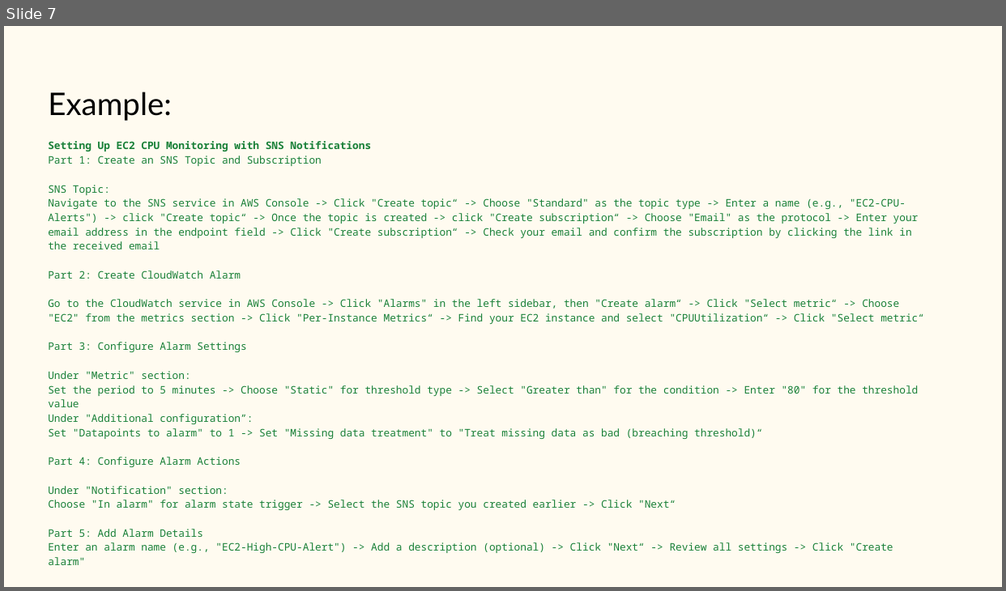
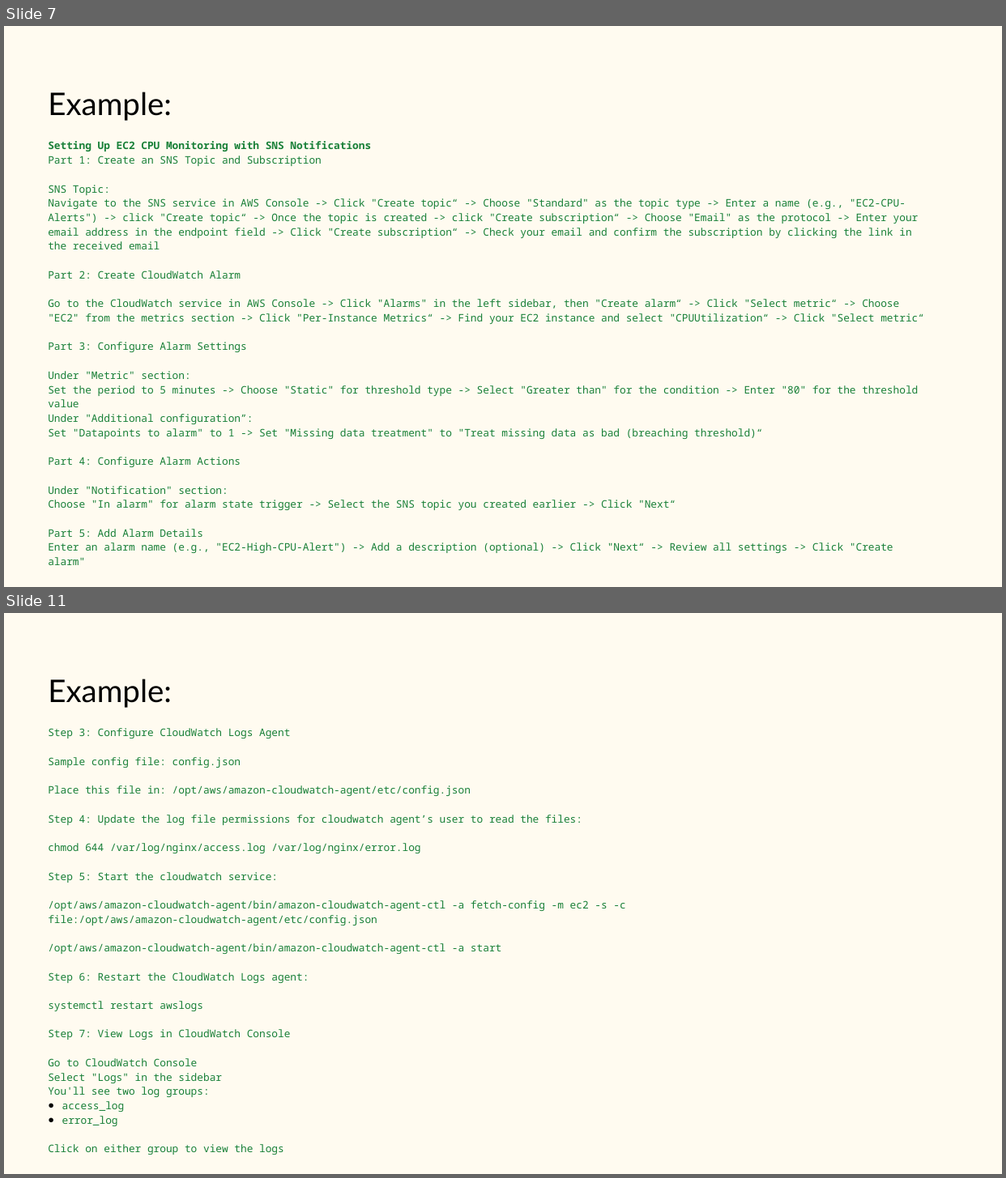
Before and after one commit to aishp411/PPMCAD12, a slide deck: Monitoring/CW/AWS-Cloudwatch.pptx. Shown one above the other, each under a label of ours: slide 7 before the commit, slides 7 and 11 after it; the slides between them are not shown. The pictures are 1006x591 and 1006x1178 pixels, drawn with LibreOffice and Linux fonts; fonts in the diff are those of the drawing. Boxes give left, top, right and bottom in pixels: in the first picture for what was removed or moved away, otherwise in the second. Text is boxed around its words. In the diff, an @@ line names an element or a change of style, - is before the commit and + after.

```diff
--- a/Monitoring/CW/AWS-Cloudwatch.pptx
+++ b/Monitoring/CW/AWS-Cloudwatch.pptx
@@ slide 11 added at box(4, 613, 1002, 1174), background #FFFBF0 @@
@@ title added at box(48, 679, 172, 708), 30 pt, text #000000 @@
+Example:
@@ text added at box(48, 728, 625, 1155), 10 pt, text #188038 @@
+Step 3: Configure CloudWatch Logs Agent
+Sample config file: config.json
+Place this file in: /opt/aws/amazon-cloudwatch-agent/etc/config.json
+Step 4: Update the log file permissions for cloudwatch agent’s user to read the files:
+chmod 644 /var/log/nginx/access.log /var/log/nginx/error.log
+Step 5: Start the cloudwatch service:
+/opt/aws/amazon-cloudwatch-agent/bin/amazon-cloudwatch-agent-ctl -a fetch-config -m ec2 -s -c file:/opt/aws/amazon-cloudwatch-agent/etc/config.json
+/opt/aws/amazon-cloudwatch-agent/bin/amazon-cloudwatch-agent-ctl -a start
+Step 6: Restart the CloudWatch Logs agent:
+systemctl restart awslogs
+Step 7: View Logs in CloudWatch Console
+Go to CloudWatch Console
+Select "Logs" in the sidebar
+You'll see two log groups:
+● access_log
+● error_log
+Click on either group to view the logs
```
Also in this commit, not shown: 3 other slides added, 3 other files.
